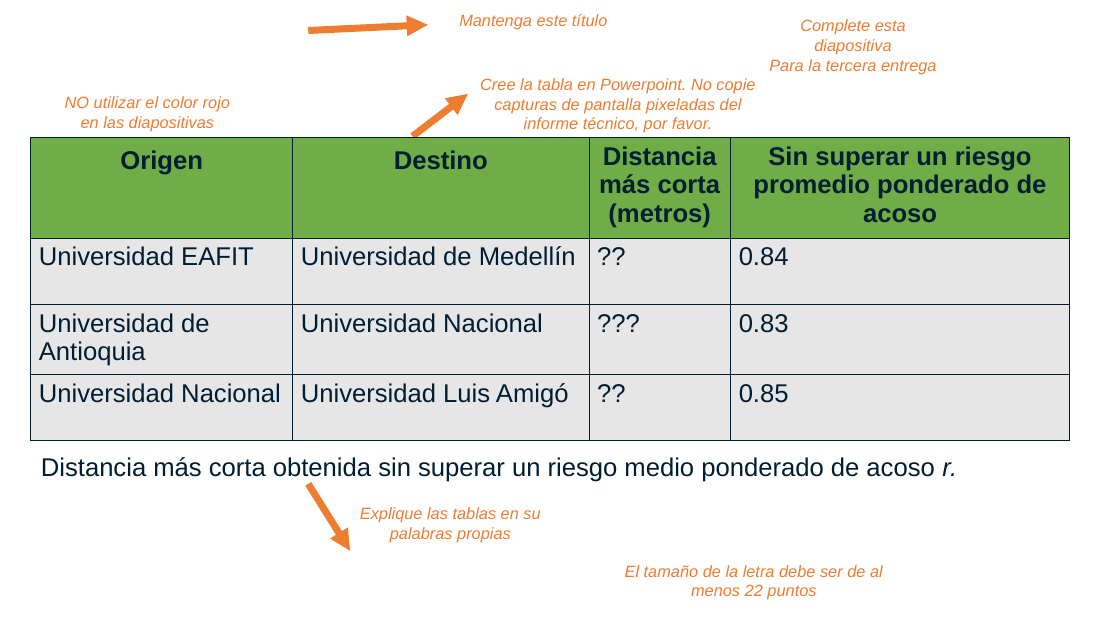
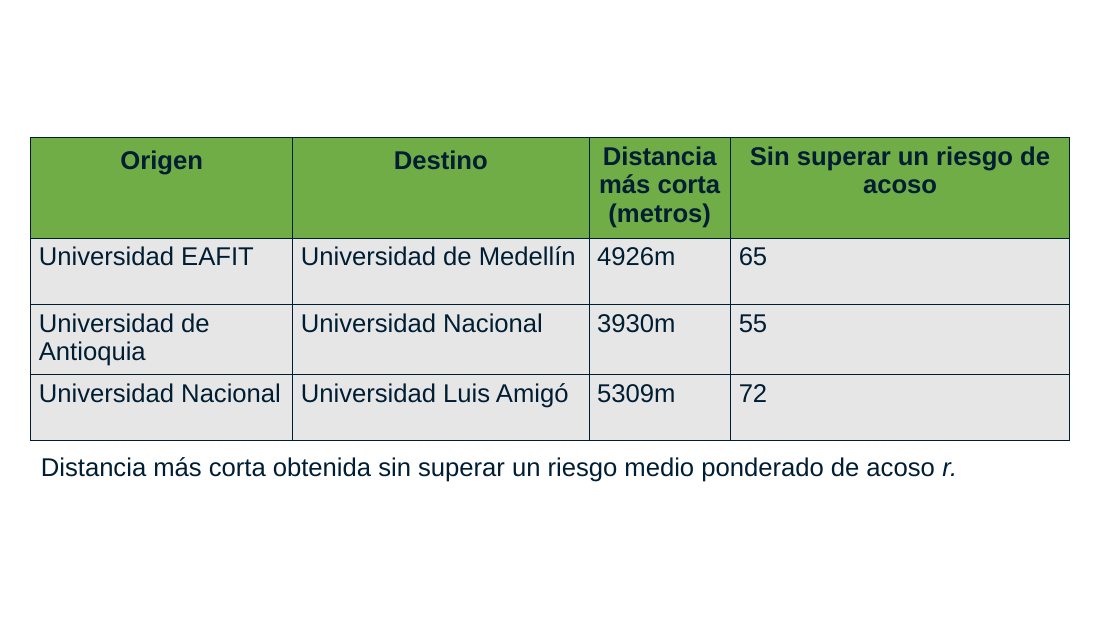
Before and after one commit to Juanesjara/ST0247-002, a slide deck: slide 7 of proyecto/informe/entrega2/Diapositivas.pptx. Drawn at 1120x630 pixels with LibreOffice and Linux fonts; fonts in the diff are those of the drawing; background and template pictures are left out. Boxes give left, top, right and bottom in pixels: in the first picture for what was removed or moved away, otherwise in the second. Text is boxed around its words. In the diff, an @@ line names an element or a change of style, - is before the commit and + after.

```diff
--- a/proyecto/informe/entrega2/Diapositivas.pptx
+++ b/proyecto/informe/entrega2/Diapositivas.pptx
@@ freeform shape removed at bbox=[308, 25, 428, 31] @@
@@ text removed at bbox=[459, 14, 607, 30] @@
-Mantenga este título
@@ text removed at bbox=[769, 19, 936, 74] @@
-Complete esta diapositiva
-Para la tercera entrega
@@ text removed at bbox=[480, 78, 755, 133] @@
-Cree la tabla en Powerpoint. No copie capturas de pantalla pixeladas del informe técnico, por favor.
@@ text removed at bbox=[65, 96, 230, 131] @@
-NO utilizar el color rojo en las diapositivas
@@ freeform shape removed at bbox=[413, 94, 468, 136] @@
@@ table at bbox=[31, 138, 1071, 441] @@
-row 1, column 4: Sin superar un riesgo promedio ponderado de acoso
+row 1, column 4: Sin superar un riesgo de acoso
-row 2, column 3: ??
+row 2, column 3: 4926m
-row 2, column 4: 0.84
+row 2, column 4: 65
-row 3, column 3: ???
+row 3, column 3: 3930m
-row 3, column 4: 0.83
+row 3, column 4: 55
-row 4, column 3: ??
+row 4, column 3: 5309m
-row 4, column 4: 0.85
+row 4, column 4: 72
@@ freeform shape removed at bbox=[308, 484, 350, 551] @@
@@ text removed at bbox=[360, 507, 540, 543] @@
-Explique las tablas en su
-palabras propias
@@ text removed at bbox=[625, 565, 883, 600] @@
-El tamaño de la letra debe ser de al menos 22 puntos
```
Also in this commit, not shown: 5 other slides changed, 2 slides removed.
